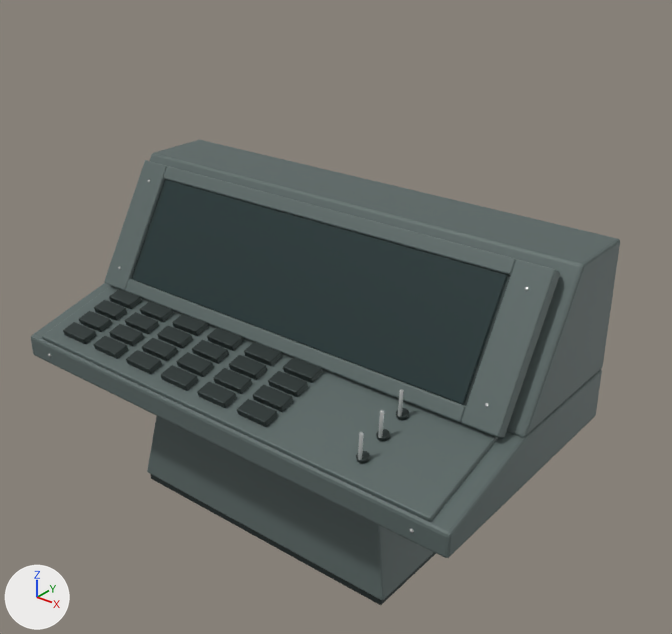
The glTF model assets/props/quarters/console.glb: old version first, new version second.
The view is the same before and after, from a 50 mm camera at (1.138, -1.293, 1.301) aimed at (0.066, 0.047, 0.471). Every picture has the same lights, and +X, +Y and +Z are marked at lower left. The picture after the commit comes second. Where no turn or scale is listed for an object, it has been applied to the vertices. Vertices at exactly the same position are counted once.

In view in the first picture: 'ArmouredHousing', 'BaseShoe', 'BezelBottom', 'BezelLeft', 'BezelRight', 'BezelTop', 'ControlPanel', 'DesktopSupport', 'Display', 'LowerDeckHousing', 'ScreenGasket' and 31 more.
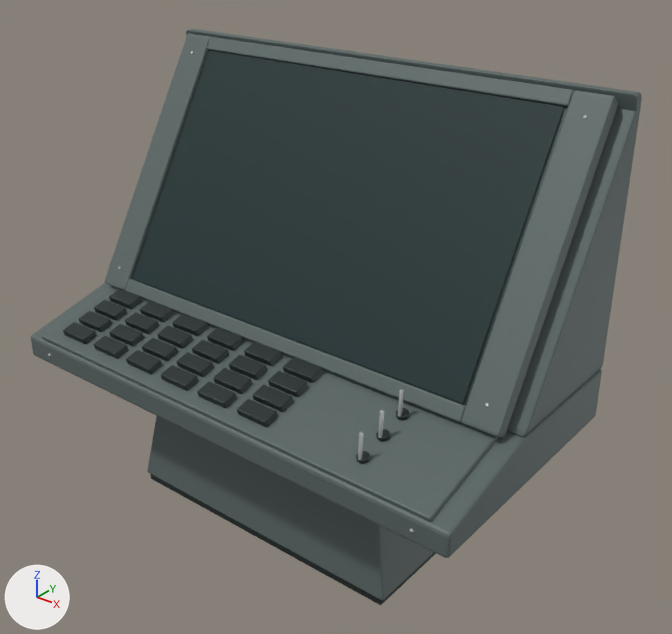
Where the newer file only moved an object's origin or applied its transform, the numbers keep the older frame.

Location of each change, (x1, y1, x2, y2) in pixels of the pictures (672 x 634 px):
'Display', reshaped, moved (15% wider, 57% taller)
    before: (133, 180, 507, 404)
    after: (133, 51, 565, 404)
'ArmouredHousing', reshaped (37% taller)
    before: (150, 140, 620, 437)
    after: (186, 29, 642, 437)
'BezelRight', reshaped, moved (59% wider, 94% taller)
    before: (461, 259, 560, 438)
    after: (461, 90, 619, 438)
'BezelTop', moved
    before: (163, 166, 517, 275)
    after: (207, 37, 574, 107)
'BezelLeft', reshaped, moved (67% wider, 95% taller)
    before: (104, 160, 167, 291)
    after: (104, 34, 210, 291)
'ScreenGasket', reshaped (15% wider, 57% taller)
    before: (131, 179, 511, 406)
    after: (131, 50, 568, 406)

Edits to the bpy script that builds the scene:
```text
Change me_armouredhousing:
    used by ob_armouredhousing; location = (0.0, 0.0, 0.0)
    remove me_armouredhousing.from_pydata(...)  # 56 vertices, 108 faces; spans x -0.55..0.55, y -0.043..0.275, z 0.42..0.69
    add me_armouredhousing.from_pydata(...)  # 68 vertices, 132 faces; spans x -0.55..0.55, y -0.042..0.275, z 0.42..0.954
    me_armouredhousing part 1: 52 vertices removed from x -0.55..0.55, y -0.043..0.275, z 0.421..0.69; 64 vertices added at x -0.55..0.55, y -0.042..0.275, z 0.423..0.954
Change me_bezelleft:
    used by ob_bezelleft; location = (-0.482, 0.007, 0.552)
    remove me_bezelleft.from_pydata(...)  # 56 vertices, 108 faces; spans x -0.038..0.038, y -0.089..0.089, z -0.135..0.135
    add me_bezelleft.from_pydata(...)  # 56 vertices, 108 faces; spans x -0.038..0.038, y -0.168..0.168, z -0.267..0.267
    me_bezelleft part 2: the whole mesh is multiplied about its middle by the matrix ((1.0, 0.0, 0.0), (0.0, 1.272, 0.453), (0.0, 0.453, 1.756))
Change me_bezelright:
    used by ob_bezelright; location = (0.482, 0.007, 0.552)
    remove me_bezelright.from_pydata(...)  # 56 vertices, 108 faces; spans x -0.038..0.038, y -0.089..0.089, z -0.135..0.135
    add me_bezelright.from_pydata(...)  # 56 vertices, 108 faces; spans x -0.038..0.038, y -0.168..0.168, z -0.267..0.267
    me_bezelright part 3: the whole mesh is multiplied about its middle by the matrix ((1.0, 0.0, 0.0), (0.0, 1.272, 0.453), (0.0, 0.453, 1.756))
Change me_display:
    used by ob_display; location = (0.0, -0.001, 0.557)
    remove me_display.from_pydata(...)  # 56 vertices, 108 faces; spans x -0.437..0.437, y -0.063..0.063, z -0.103..0.103
    add me_display.from_pydata(...)  # 56 vertices, 108 faces; spans x -0.437..0.437, y -0.142..0.142, z -0.235..0.235
    me_display part 4: the whole mesh is multiplied about its middle by the matrix ((1.0, 0.0, 0.0), (0.0, 1.343, 0.571), (0.0, 0.571, 1.952))
Change me_screengasket:
    used by ob_screengasket; location = (0.0, 0.004, 0.554)
    remove me_screengasket.from_pydata(...)  # 56 vertices, 108 faces; spans x -0.447..0.447, y -0.066..0.066, z -0.106..0.106
    add me_screengasket.from_pydata(...)  # 56 vertices, 108 faces; spans x -0.447..0.447, y -0.066..0.224, z -0.106..0.37
    me_screengasket part 5: the whole mesh is multiplied about its middle by the matrix ((1.0, 0.0, 0.0), (0.0, 1.334, 0.557), (0.0, 0.557, 1.929)), then moved by (0.0, 0.079, 0.132)
Change ob_bezelleft:
    ob_bezelleft.location: (-0.482, 0.007, 0.552) -> (-0.482, 0.086, 0.684)
Change ob_bezelright:
    ob_bezelright.location: (0.482, 0.007, 0.552) -> (0.482, 0.086, 0.684)
Change ob_bezeltop:
    ob_bezeltop.location: (0.0, 0.076, 0.668) -> (0.0, 0.235, 0.932)
Change ob_display:
    ob_display.location: (0.0, -0.001, 0.557) -> (0.0, 0.078, 0.689)
```
